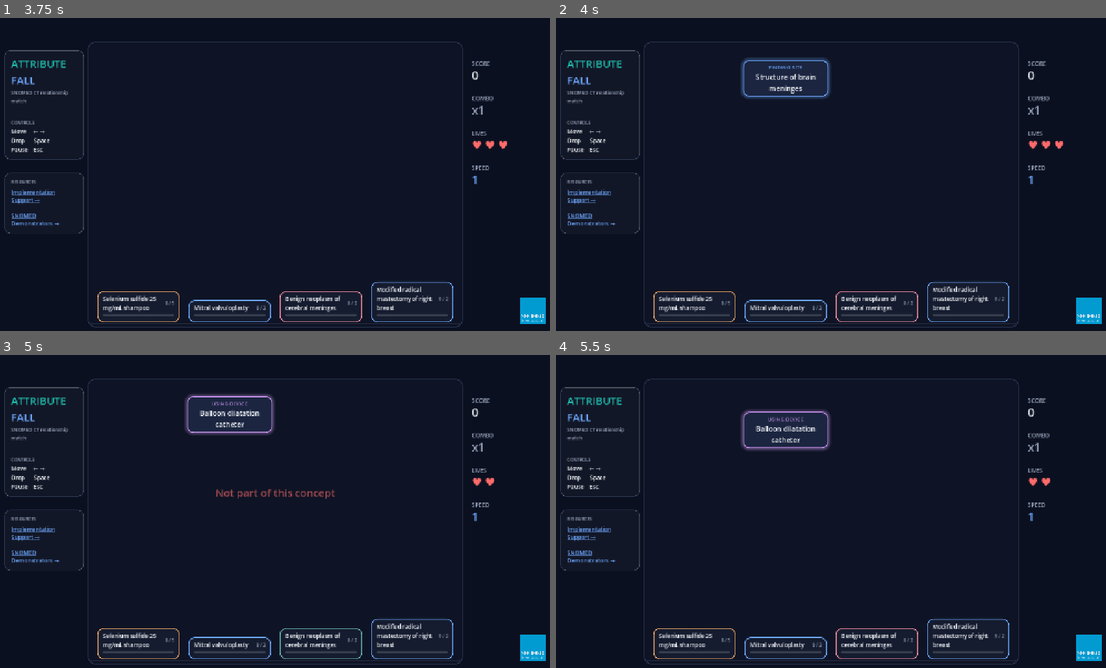
Above: before the commit, frames 1-4 (two rows, left to right).
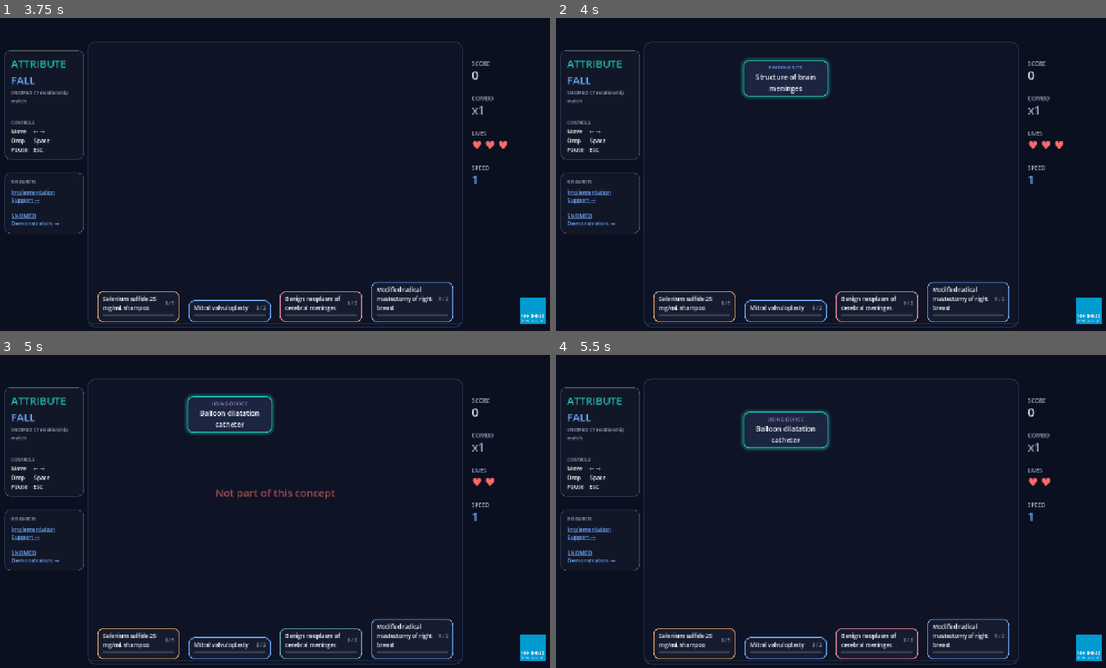
Above: after the commit, the same moments.

Repository: alopezo/attribute-fall
Game: Godot game, scene res://scenes/main.tscn
Same seed, same stepped clock (60 frames per second), same inputs: the game is played once before the commit and once after it. The engine's default icon, where the game draws it, is replaced by a stand-in: a white triangle on a blue panel in a dark square.
Inputs (mouse positions are in pixels of both pictures, inside the frame that each line leads up to):
- Up to frame 1 (3.75 s): click "START" at 0.5 s; move the mouse to (137, 305) at 1.27 s; hold Right (af_right) 1.28-2.03 s; hold Space (af_hard) 1.28-2.03 s; click (137, 305) at 1.42 s; tap Enter at 2 s; move the mouse to (231, 312) at 2.02 s; hold S 2.03-2.78 s; tap Down (af_soft) at 2.1 s; click (231, 312) at 2.17 s; tap Space (af_hard) at 2.75 s; move the mouse to (319, 305) at 2.77 s; hold Right (af_right) from 2.78 s (still down); tap J at 2.85 s; click (319, 305) at 2.92 s; move the mouse to (412, 302) at 3.52 s; tap L at 3.6 s; click (412, 302) at 3.67 s
- Up to frame 2 (4 s): keep holding Right (af_right)
- Up to frame 3 (5 s): move the mouse to (440, 558) at 4.27 s; release Right (af_right) at 4.28 s; hold Left (af_left) from 4.28 s (still down); hold Space (af_hard) from 4.28 s (still down)
- Up to frame 4 (5.5 s): keep holding Left (af_left); move the mouse to (666, 464) at 5.02 s; release Space (af_hard) at 5.03 s; tap Down (af_soft) at 5.1 s

Frame 1 is identical in both runs. In frame 2, 0.1% of the frame differs, in the area x 33-50%, y 13-26%; in frame 3, 0.5%; in frame 4, 0.5%, in the area x 33-50%, y 17-31%.

Commit message:
feat: neutral teal frame on the falling piece
Attribute type now colors only the piece's text, not its border/glow, so a
falling piece never looks like it "matches" a hierarchy-colored concept card.

Co-Authored-By: Claude Opus 4.8 <noreply@anthropic.com>

Diff:
--- a/scripts/relationship_piece.gd
+++ b/scripts/relationship_piece.gd
@@ -32,20 +32,23 @@
 		return
 	_built = true
 
-	var col := Palette.attr_color(attribute)   # colored by attribute type
+	# Attribute type colors the TEXT only. The frame stays a consistent accent,
+	# so the falling piece never looks like it "matches" a hierarchy-colored card.
+	var col := Palette.attr_color(attribute)
+	var frame := Palette.ACCENT
 	custom_minimum_size = Vector2(PIECE_W, MIN_H)
 	mouse_filter = Control.MOUSE_FILTER_IGNORE
 
 	_style = StyleBoxFlat.new()
 	_style.bg_color = Palette.PIECE_BG
 	_style.set_border_width_all(2)
-	_style.border_color = col
+	_style.border_color = frame
 	_style.set_corner_radius_all(14)
 	_style.content_margin_left = 14
 	_style.content_margin_right = 14
 	_style.content_margin_top = 8
 	_style.content_margin_bottom = 8
-	_style.shadow_color = Color(col.r, col.g, col.b, 0.35)
+	_style.shadow_color = Color(frame.r, frame.g, frame.b, 0.35)
 	_style.shadow_size = 8
 	add_theme_stylebox_override("panel", _style)
 
